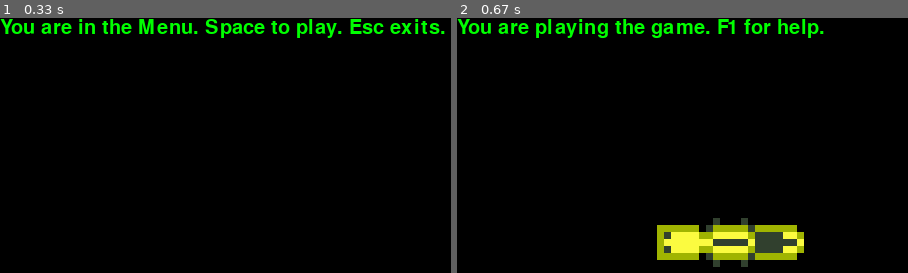
Above: before the commit, frames 1-2 (left to right).
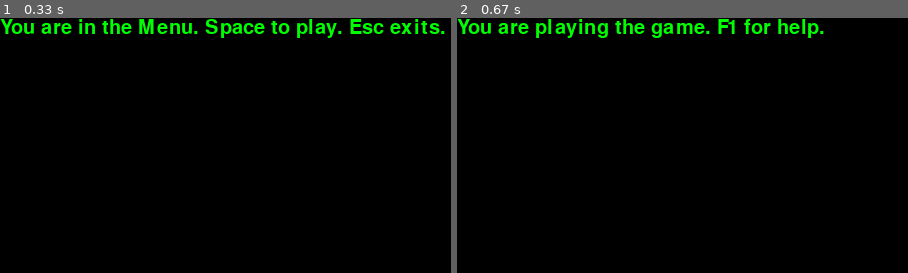
Above: after the commit, the same moments.

Repository: AngelVI13/mvc_pygame
Game: pygame game, started from main.py
Same seed, same stepped clock (60 frames per second), same inputs: the game is played once before the commit and once after it.
Inputs:
- Up to frame 1 (0.33 s): no input
- Up to frame 2 (0.67 s): tap Space at 0.33 s

Frame 1 is identical in both runs. In frame 2, 4.5% of the frame differs, in the area x 44-77%, y 78-98%.

Commit message:
Refactored code & removed snake drawing

Diff:
--- a/controller.py
+++ b/controller.py
@@ -1,5 +1,5 @@
 import pygame
-import model
+from model import States
 from eventmanager import *
 
 
@@ -15,9 +15,9 @@
         self.model = model_object
 
         self.keydown_state_map = {
-            model.STATE_MENU: self.keydown_menu,
-            model.STATE_HELP: self.keydown_help,
-            model.STATE_PLAY: self.keydown_play,
+            States.STATE_MENU: self.keydown_menu,
+            States.STATE_HELP: self.keydown_help,
+            States.STATE_PLAY: self.keydown_play,
         }
 
     def notify(self, event):
@@ -42,14 +42,13 @@
 
         current_state = self.model.state.peek()
 
-        try:
-            handler = self.keydown_state_map[current_state]
-        except KeyError:
+        handler = self.keydown_state_map.get(current_state)
+        if handler is None:
             raise Exception(
                 f"Unknown state: {current_state}. No handling defined for state."
             )
-        else:
-            handler(event)
+
+        handler(event)
 
     def keydown_menu(self, event):
         """Handles menu key events."""
@@ -61,7 +60,7 @@
 
         # space plays the game
         if event.key == pygame.K_SPACE:
-            self.event_manager.post(StateChangeEvent(model.STATE_PLAY))
+            self.event_manager.post(StateChangeEvent(States.STATE_PLAY))
 
     def keydown_help(self, event):
         """Handles help key events"""
@@ -76,6 +75,6 @@
 
         # F1 shows the help
         if event.key == pygame.K_F1:
-            self.event_manager.post(StateChangeEvent(model.STATE_HELP))
+            self.event_manager.post(StateChangeEvent(States.STATE_HELP))
         else:
             self.event_manager.post(InputEvent(event.unicode, None))
--- a/model.py
+++ b/model.py
@@ -1,17 +1,7 @@
 import pygame
+from enum import Enum, auto
 
 from eventmanager import *
-
-
-class Snake:
-    def __init__(self, x, y):
-        self.x = x
-        self.y = y
-        self.head = pygame.image.load('./assets/snake_head.png')
-        self.body = pygame.image.load('./assets/snake_body.png')
-        self.tail = pygame.image.load('./assets/snake_tail.png')
-
-        self.img_size = 49  # 49 x 49
 
 
 class GameEngine(Listener):
@@ -28,21 +18,20 @@
         self.running = False
         self.state = StateMachine()
 
-        self.snake = Snake(200, 200)
-
     def notify(self, event):
         """Called by an event in the message queue."""
         if isinstance(event, QuitEvent):
             self.running = False
         if isinstance(event, StateChangeEvent):
-            # pop request
-            if not event.state:
-                # false if no more states are left
-                if not self.state.pop():
-                    self.event_manager.post(QuitEvent())
-            else:
+            if event.state:
                 # push a new state on the stack
                 self.state.push(event.state)
+                return
+
+            # pop request
+            # false if no more states are left
+            if not self.state.pop():
+                self.event_manager.post(QuitEvent())
 
     def run(self):
         """Starts the game engine loop.
@@ -54,18 +43,21 @@
         # we push our first state to the stack
         # our menu is always the first game state
         # the game always starts from the main menu
-        self.state.push(STATE_MENU)
+        self.state.push(States.STATE_MENU)
         while self.running:
             new_tick = TickEvent()
             self.event_manager.post(new_tick)
 
 
-# State machine constants for the StateMachine class below
-STATE_INTRO = 1
-STATE_MENU = 2
-STATE_HELP = 3
-STATE_ABOUT = 4
-STATE_PLAY = 5
+class States(Enum):
+    """
+    State machine constants for the StateMachine class
+    """
+    STATE_INTRO = auto()
+    STATE_MENU = auto()
+    STATE_HELP = auto()
+    STATE_ABOUT = auto()
+    STATE_PLAY = auto()
 
 
 class StateMachine:
--- a/view.py
+++ b/view.py
@@ -1,7 +1,7 @@
 from typing import Tuple
 
 import pygame
-from model import GameEngine, STATE_MENU, STATE_HELP, STATE_PLAY
+from model import GameEngine, States
 from eventmanager import *
 
 
@@ -50,11 +50,11 @@
                 return
 
             current_state = self.model.state.peek()
-            if current_state == STATE_MENU:
+            if current_state == States.STATE_MENU:
                 self.render_menu()
-            if current_state == STATE_PLAY:
+            if current_state == States.STATE_PLAY:
                 self.render_play()
-            if current_state == STATE_HELP:
+            if current_state == States.STATE_HELP:
                 self.render_help()
             # limit the redraw speed to 30 frames per second
             self.clock.tick(self.fps)
@@ -76,10 +76,6 @@
         )
         self.screen.blit(text, (0, 0))
 
-        self.screen.blit(self.model.snake.head, (self.model.snake.x, self.model.snake.y))
-        self.screen.blit(self.model.snake.body, (self.model.snake.x + self.model.snake.img_size, self.model.snake.y))
-        self.screen.blit(self.model.snake.tail, (self.model.snake.x + 2 * self.model.snake.img_size, self.model.snake.y))
-
         pygame.display.flip()
 
     def render_help(self):
Not shown, added: .gitignore
